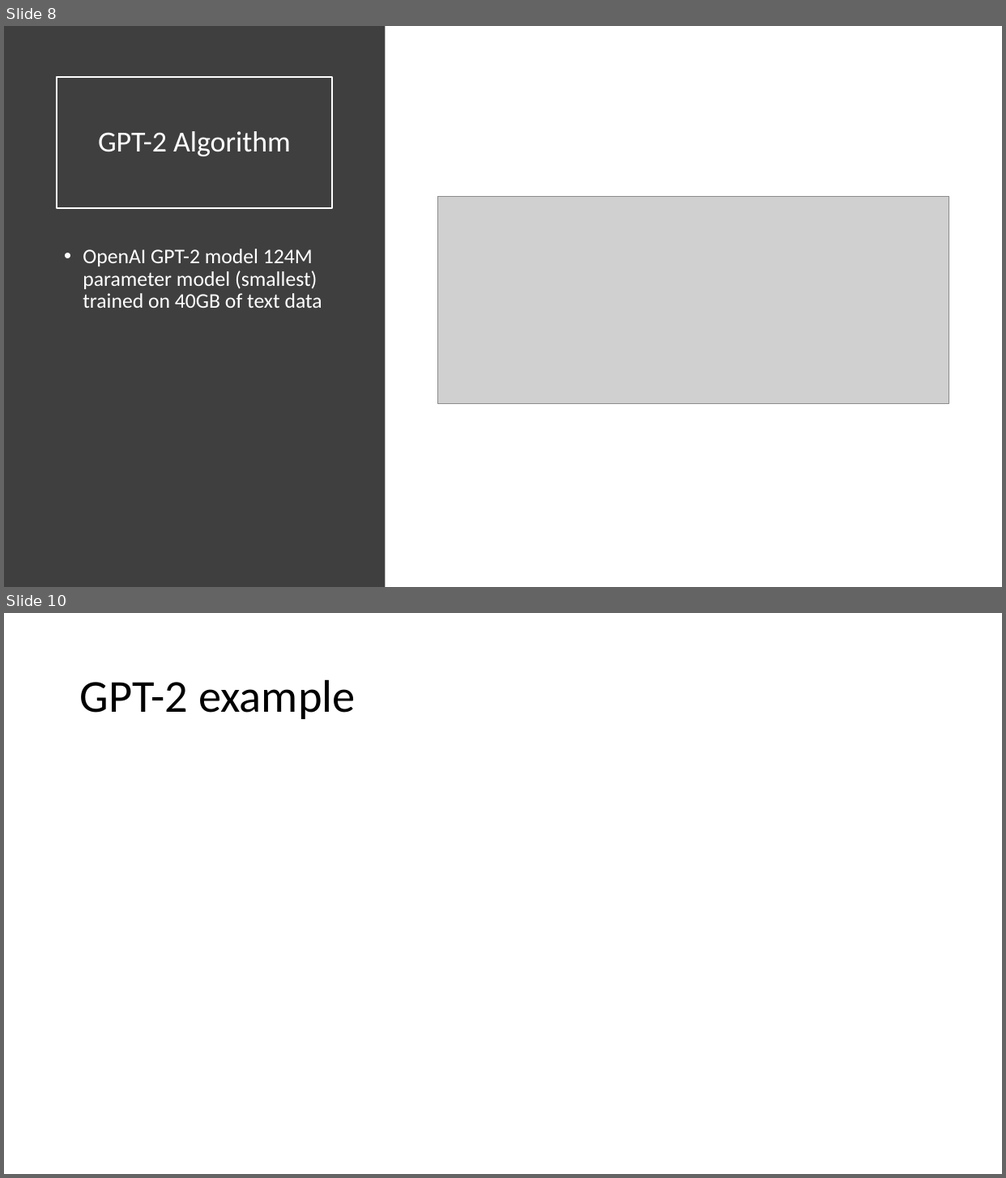
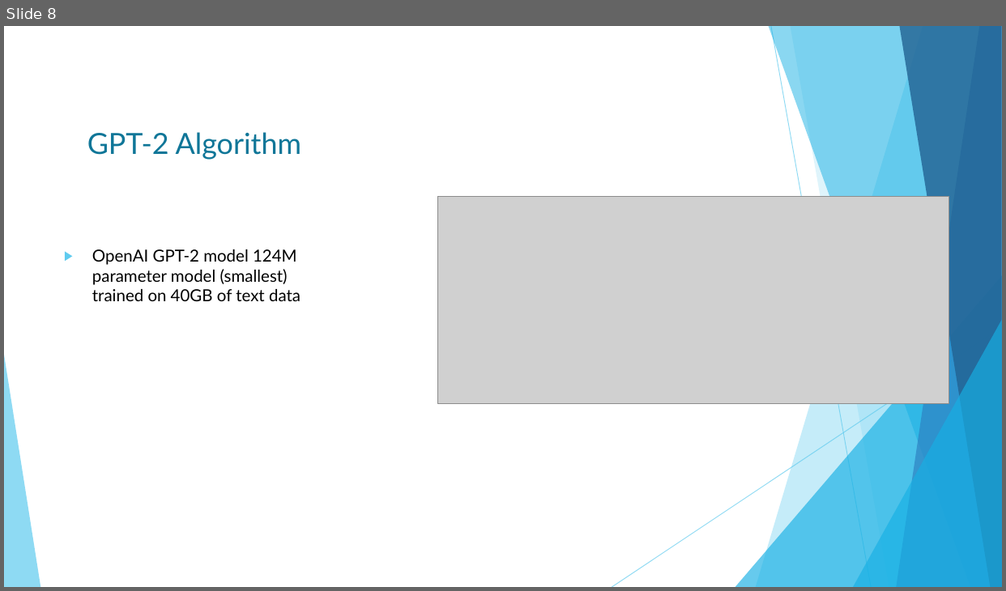
Before and after one commit to HomuraNagato/nerdy_nets, a slide deck: presentation/Nerdy Nets – GPT2.pptx. Shown one above the other, each under a label of ours: slides 8 and 10 before the commit, slide 8 after it; the slides between them are not shown. The pictures are 1006x1178 and 1006x591 pixels, drawn with LibreOffice and Linux fonts; fonts in the diff are those of the drawing; grey boxes stand for pictures. Boxes give left, top, right and bottom in pixels: in the first picture for what was removed or moved away, otherwise in the second. Text is boxed around its words. In the diff, an @@ line names an element or a change of style, - is before the commit and + after.

```diff
--- a/presentation/Nerdy Nets – GPT2.pptx
+++ b/presentation/Nerdy Nets – GPT2.pptx
@@ slide 10 removed at (x1=4, y1=613, x2=1002, y2=1174), background #FFFFFF @@
@@ title removed at (x1=80, y1=679, x2=355, y2=719) @@
-GPT-2 example
@@ slide 8 changed as well @@
@@ rectangle removed at (x1=4, y1=26, x2=385, y2=587) @@
@@ title "GPT-2 Algorithm" at (x1=57, y1=77, x2=332, y2=209): font Calibri to Lato, text colour #FFFFFF to #0F7698; line spacing 0.9 to 1 @@
@@ text "OpenAI GPT-2 model 124M parameter ..." at (x1=92, y1=250, x2=300, y2=301): size 20 to 16 pt, font Calibri to Lato, text colour #FFFFFF to #000000; bullet • to ▶; line spacing 0.9 to 1 @@
@@ group added at (x1=4, y1=26, x2=1002, y2=587): 5 freeform shapes, 3 triangles, 2 lines @@
```
Also in this commit, not shown: 5 other slides changed, 8 slides added, 4 other slides removed.
